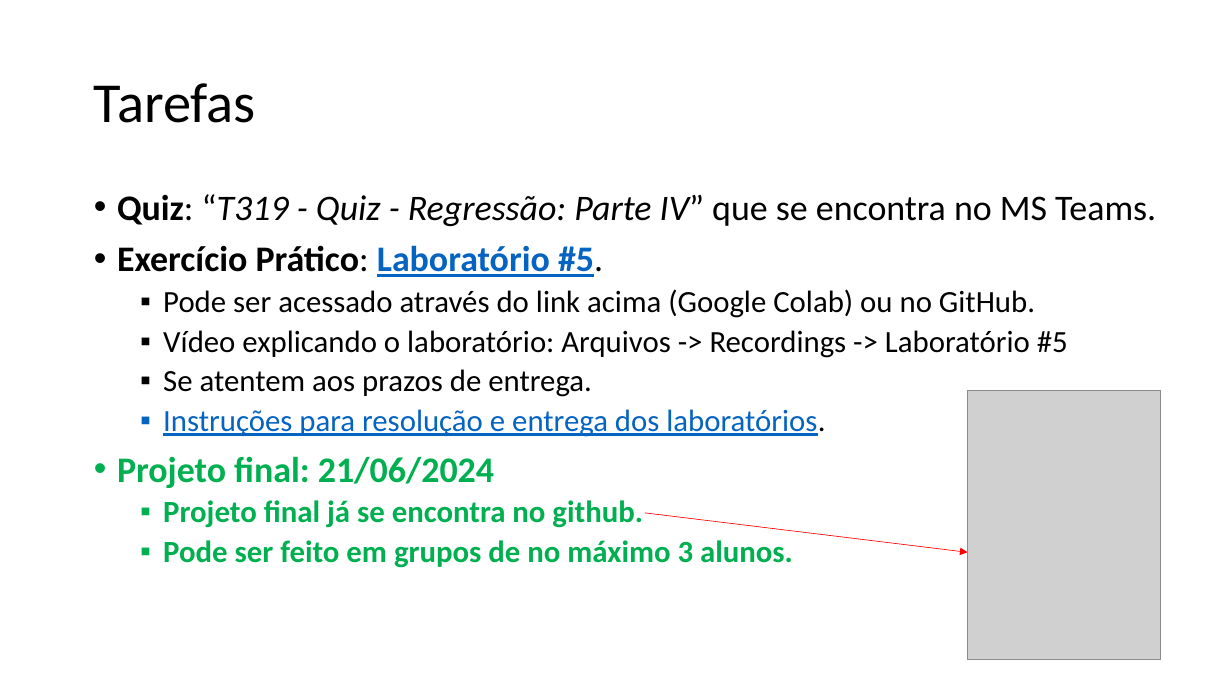
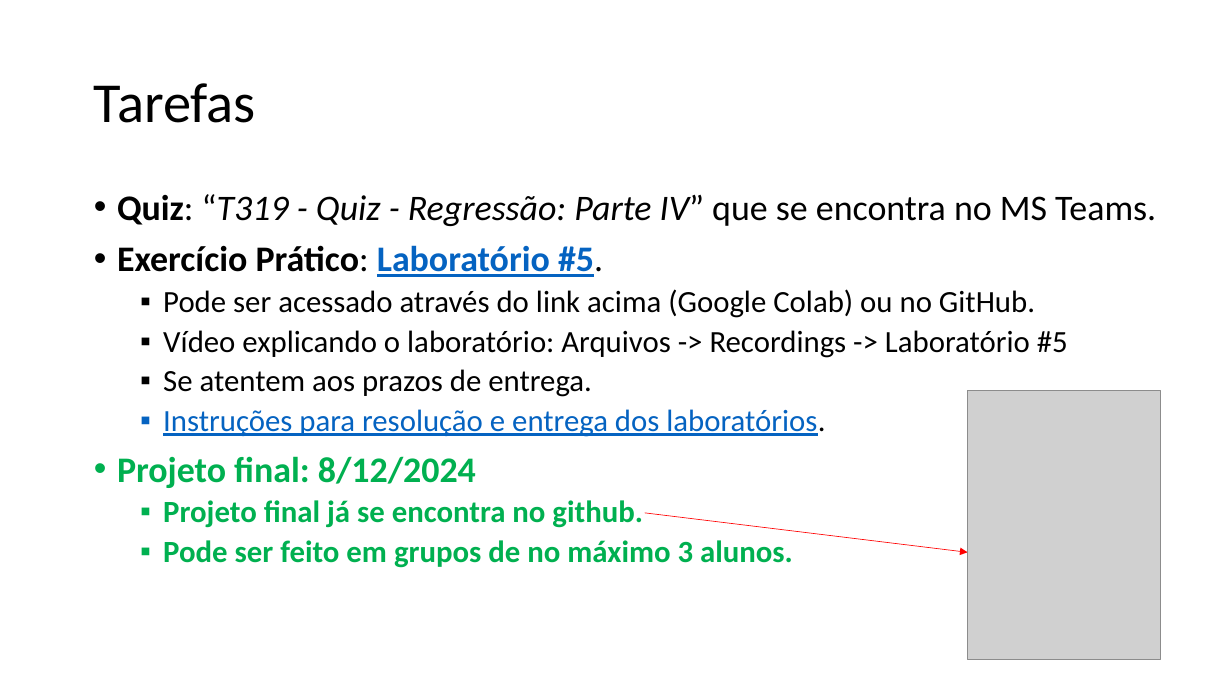
Before and after one commit to zz4fap/t319_aprendizado_de_maquina, a slide deck: slide 31 of slides/T319_Regressão_Linear (Parte IV).pptx (slide 29 before the commit). Drawn at 1232x693 pixels with LibreOffice and Linux fonts; fonts in the diff are those of the drawing; grey boxes stand for pictures. Boxes give left, top, right and bottom in pixels: in the first picture for what was removed or moved away, otherwise in the second. Text is boxed around its words. In the diff, an @@ line names an element or a change of style, - is before the commit and + after.

```diff
--- a/slides/T319_Regressão_Linear (Parte IV).pptx
+++ b/slides/T319_Regressão_Linear (Parte IV).pptx
@@ text at (x1=117, y1=456, x2=476, y2=488): text changed @@
-• Projeto final: 21/06/2024
+• Projeto final: 8/12/2024
```
Also in this commit, not shown: 6 other slides changed, 3 slides added, 1 slide removed, 2 other files.
